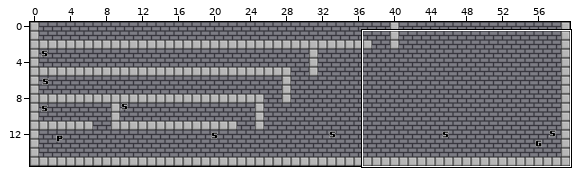
Tiled map: assets/maps/level6.tmx. The first picture is a wide view before the edit; the outline marks the close-up.
Close-up. As it was:
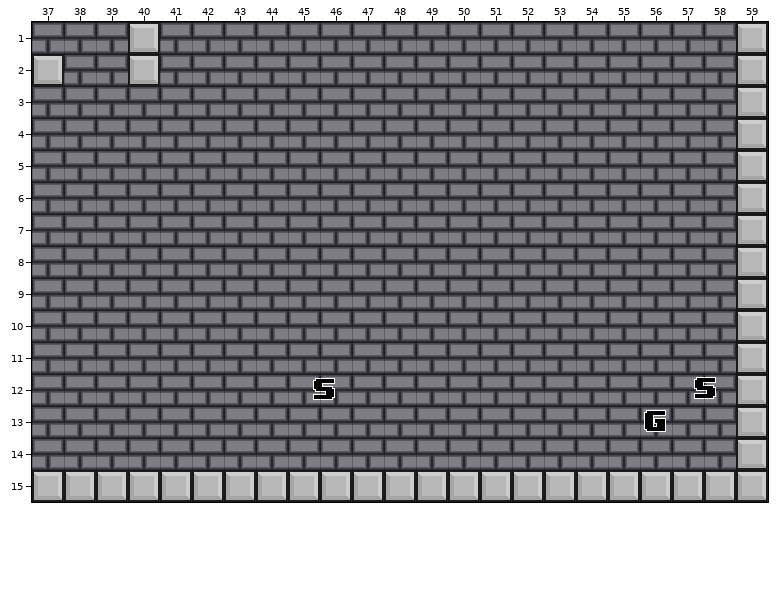
Cells are 32x32 px. Shown: x 37..59, y 1..15.
After:
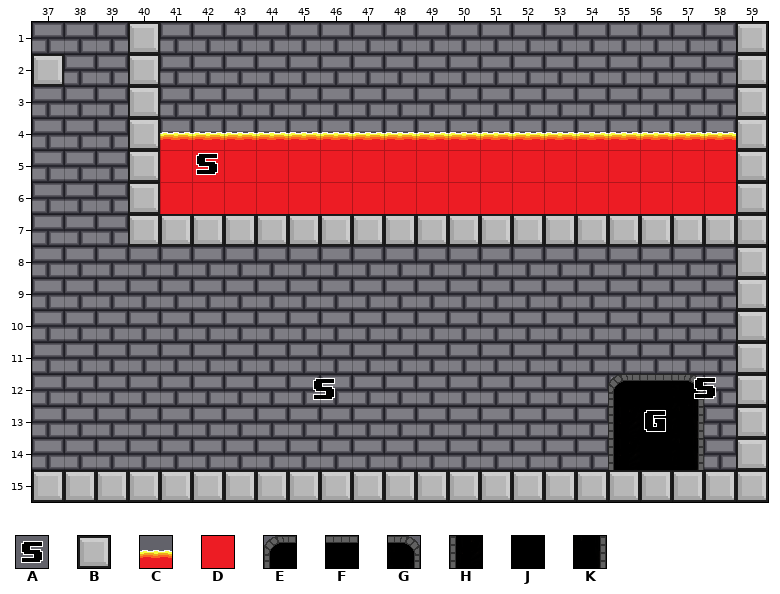
Key: from "KS Tiles": A 2, B 19, C 30, D 31, E 44, F 45, G 46, H 52, J 53, K 54.
_ is an empty cell.
Objects are placed by their top-left corner, in cells (3,4 is the top-left corner of cell 3,4); size is 1x1 cell unless given.
From old to new:
{"where": "layer \"ground\""}
{"y":3,"x":40,"old":"_","new":"B"}
{"y":4,"x":40,"old":"_","new":"B"}
{"y":5,"x":40,"old":"_","new":"B"}
{"y":6,"x":40,"old":"_","new":"B"}
{"y":7,"x":40,"old":"___________________","new":"BBBBBBBBBBBBBBBBBBB"}
{"where": "layer \"noncollidable\""}
{"y":4,"x":41,"old":"__________________","new":"CCCCCCCCCCCCCCCCCC"}
{"y":5,"x":41,"old":"__________________","new":"DDDDDDDDDDDDDDDDDD"}
{"y":6,"x":41,"old":"__________________","new":"DDDDDDDDDDDDDDDDDD"}
{"y":12,"x":55,"old":"___","new":"EFG"}
{"y":13,"x":55,"old":"___","new":"HJK"}
{"y":14,"x":55,"old":"___","new":"HJK"}
{"where": "layer \"spawns\""}
{"now": "A \"skeleton\" at 42,4.9"}
{"label":"added","picture_box":[128,86,736,246]}
{"label":"added","picture_box":[608,374,704,470]}
